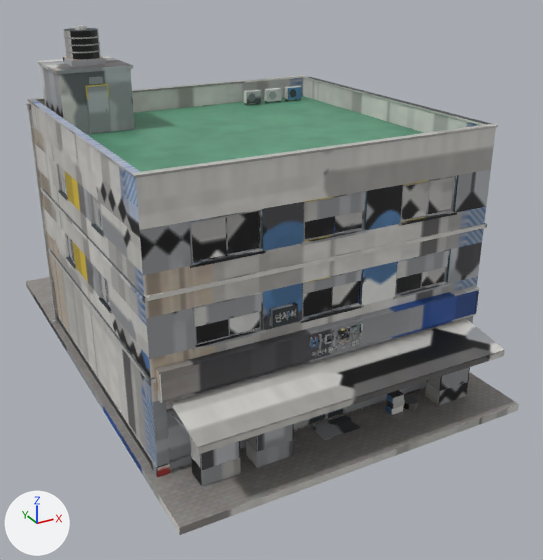
The FBX model cs2_ilsan/CS2Assets/IlsanHoetjip01/IlsanHoetjip01.fbx: old version first, new version second.
Camera for both pictures: a 50 mm lens placed at (-14.94, -31.21, 18.16), pointed at (0.94, -2.34, 3.72). Every picture has the same lights, and +X, +Y and +Z are marked at lower left. The older version comes first. Where no turn or scale is listed for an object, it has been applied to the vertices.

Names of what the first picture shows: 'IlsanHoetjip01'.
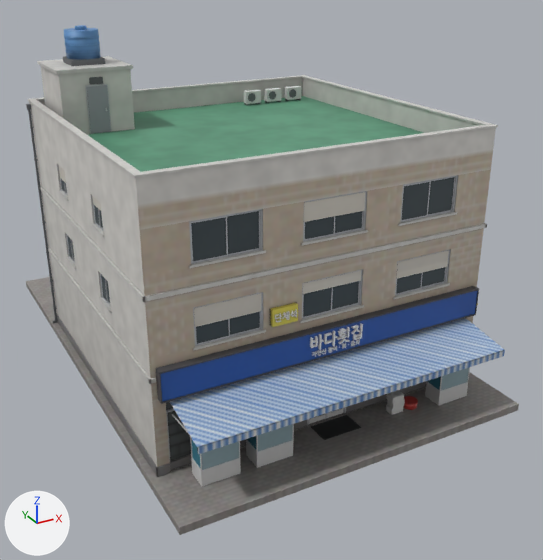
Location of each change, [x1, y1, x2, y2] in pixels of the pictures (543 x 560 px):
part 1 of me_ilsanhoetjip01, reshaped: before [276, 310, 360, 356]; after [276, 309, 362, 357]
part 2 of me_ilsanhoetjip01, surface changed: [26, 25, 519, 535] in both

The edits, one by one:
me_ilsanhoetjip01 is used by ob_ilsanhoetjip01; location (0.0, 0.0, 0.0).
me_ilsanhoetjip01 had 10734 vertices, 16543 faces and spanned x -7.9..7.9, y -11.9..11.9, z -0.3..15.1.
me_ilsanhoetjip01 now has 13730 vertices, 21037 faces and spans x -7.9..7.9, y -11.9..11.9, z -0.3..15.1.
me_ilsanhoetjip01 part 1: 782 vertices moved within x -2.6..1.1, y -9.4..-9.2, z 3.6..5.7; 2996 vertices added at x -2.7..1.2, y -9.4..-9.2, z 3.5..5.7.
me_ilsanhoetjip01 part 2: 11494 kept faces spanning x -7.9..7.9, y -11.9..11.9, z -0.3..15.1 get new texture (UV) coordinates.
